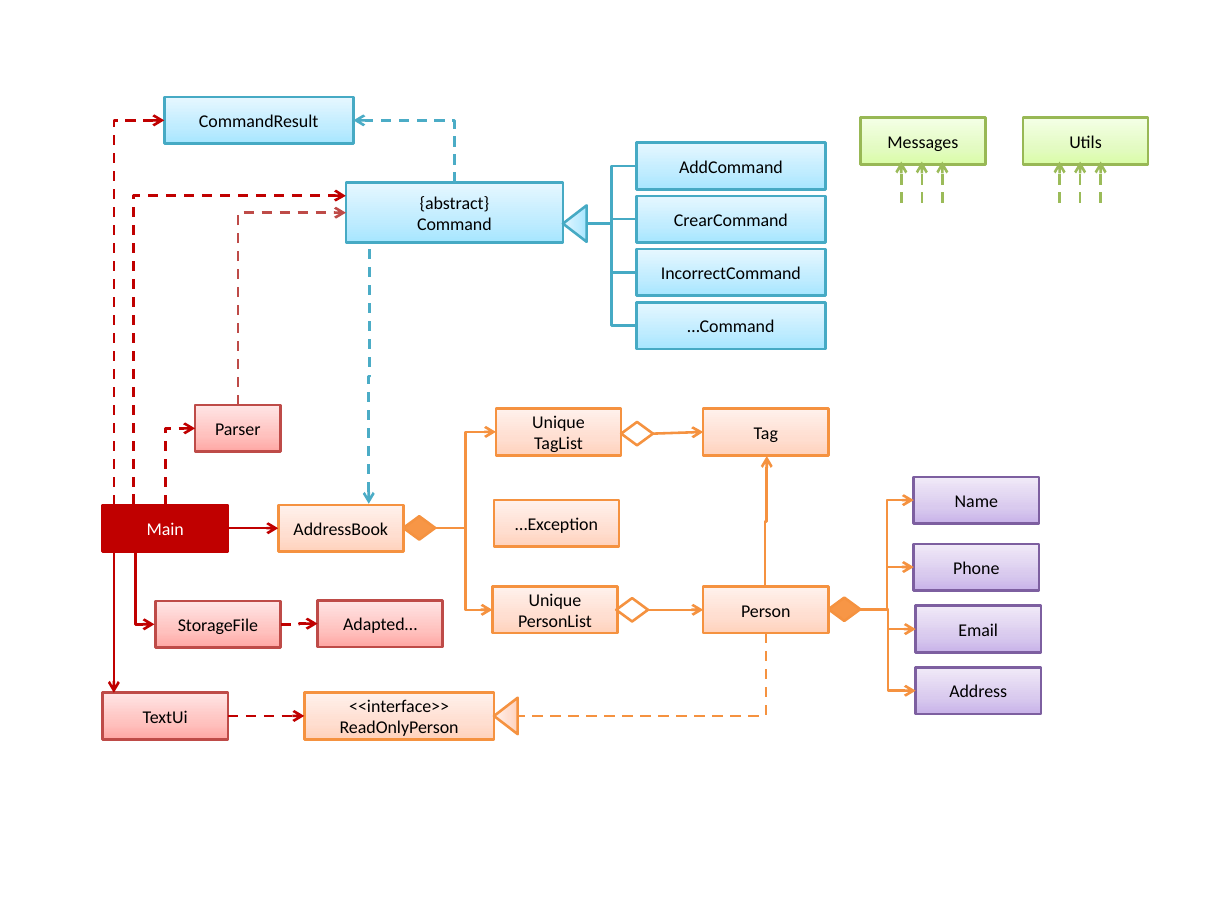
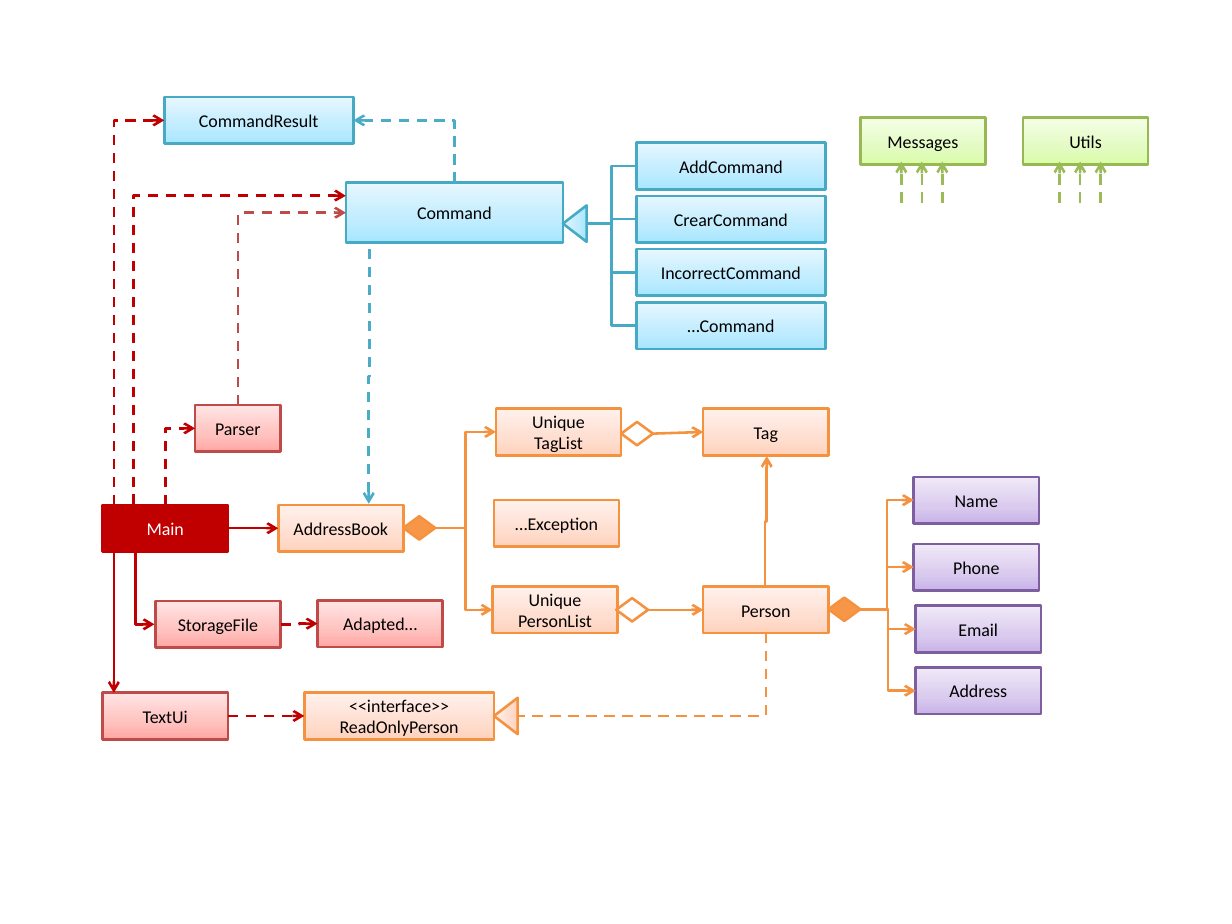
Before and after one commit to nus-cs2103-AY1718S1/addressbook-level2, a slide deck: slide 2 of doc/Diagrams.pptx. Drawn at 1232x924 pixels with LibreOffice and Linux fonts; fonts in the diff are those of the drawing. Boxes give left, top, right and bottom in pixels: in the first picture for what was removed or moved away, otherwise in the second. Text is boxed around its words. In the diff, an @@ line names an element or a change of style, - is before the commit and + after.

Commit message:
Revert "Revert "Command class: make non-abstract""
This reverts commit d49203037ca06360b2b08efc972fe28a5ef7d46e.

```diff
--- a/doc/Diagrams.pptx
+++ b/doc/Diagrams.pptx
@@ text in rectangle at (x1=417, y1=206, x2=492, y2=219): text changed @@
-{abstract}
-Command
+Command
```
Also in this commit, not shown: 2 other files.
